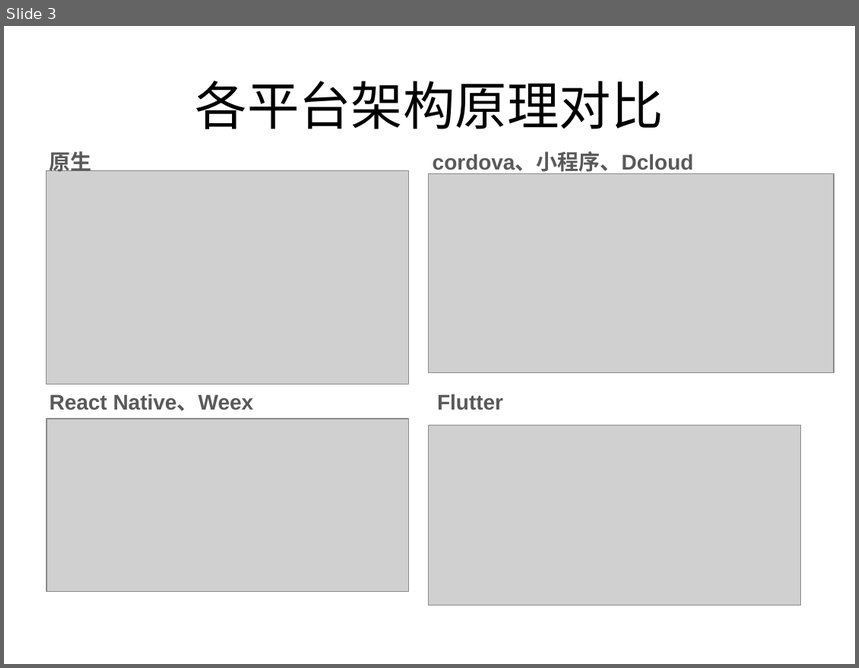
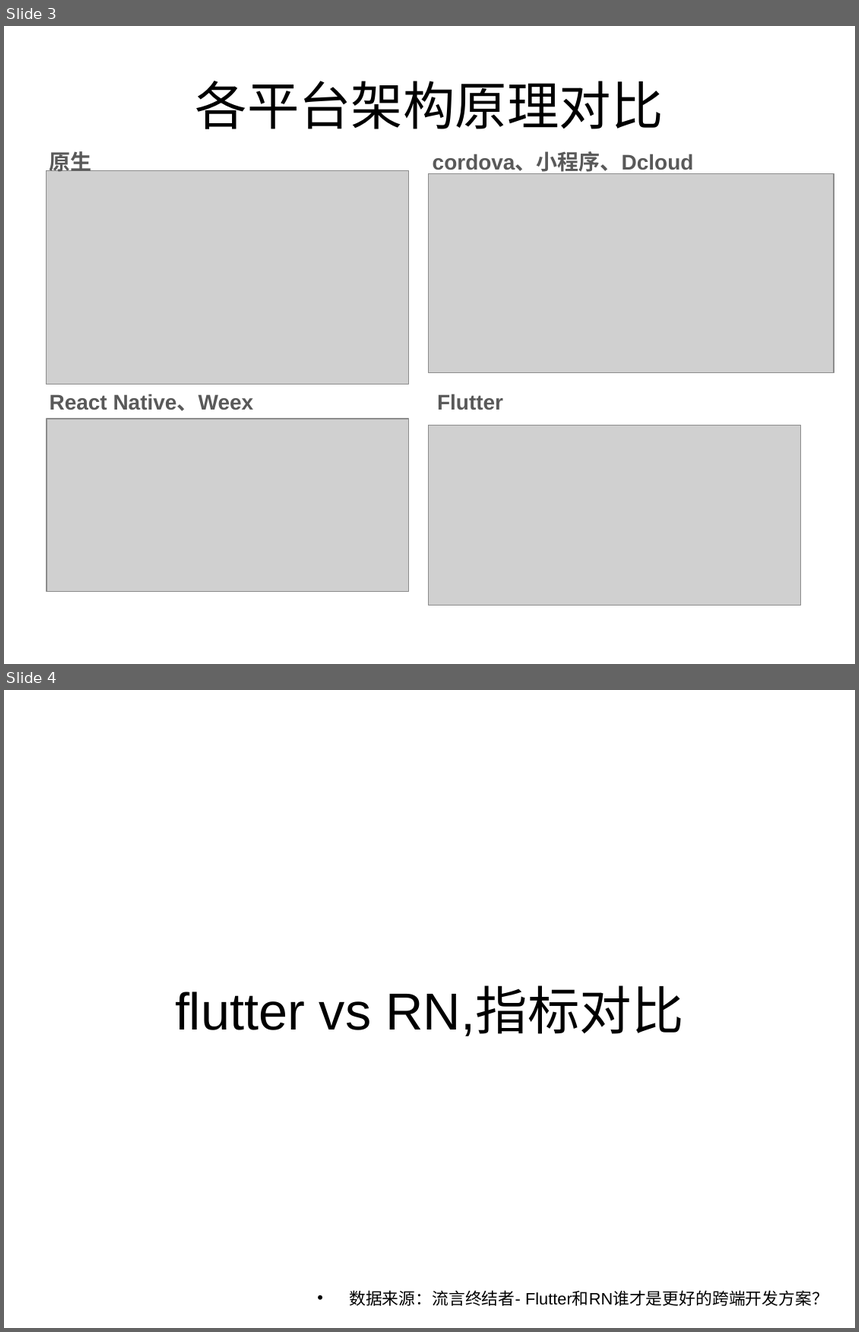
Before and after one commit to Newbit13/demo, a slide deck: flutter_demo/分享/跨端技术flutter分享.ppt. Shown one above the other, each under a label of ours: slide 3 before the commit, slides 3 and 4 after it. The pictures are 859x668 and 859x1332 pixels, drawn with LibreOffice and Linux fonts; fonts in the diff are those of the drawing; grey boxes stand for pictures. Boxes give left, top, right and bottom in pixels: in the first picture for what was removed or moved away, otherwise in the second. Text is boxed around its words. In the diff, an @@ line names an element or a change of style, - is before the commit and + after.

```diff
--- a/flutter_demo/分享/跨端技术flutter分享.ppt
+++ b/flutter_demo/分享/跨端技术flutter分享.ppt
@@ slide 4 added at <box>4,690,855,1328</box>, background #FFFFFF @@
@@ title added at <box>175,988,683,1037</box>, 44 pt, text #000000 @@
+flutter vs RN,指标对比
@@ text added at <box>349,1290,829,1306</box>, 14 pt, text #000000 @@
+• 数据来源：流言终结者- Flutter和RN谁才是更好的跨端开发方案？
```
Also in this commit, not shown: 4 slides changed, 6 other slides added, 2 slides removed, 11 other files.
